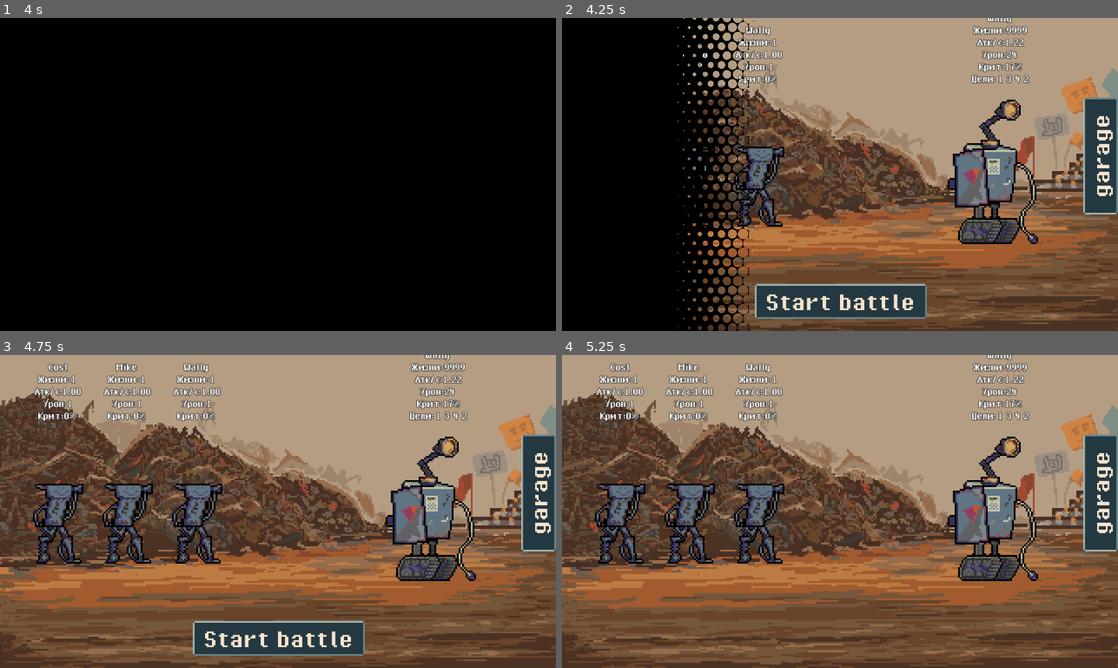
Above: before the commit, frames 1-4 (two rows, left to right).
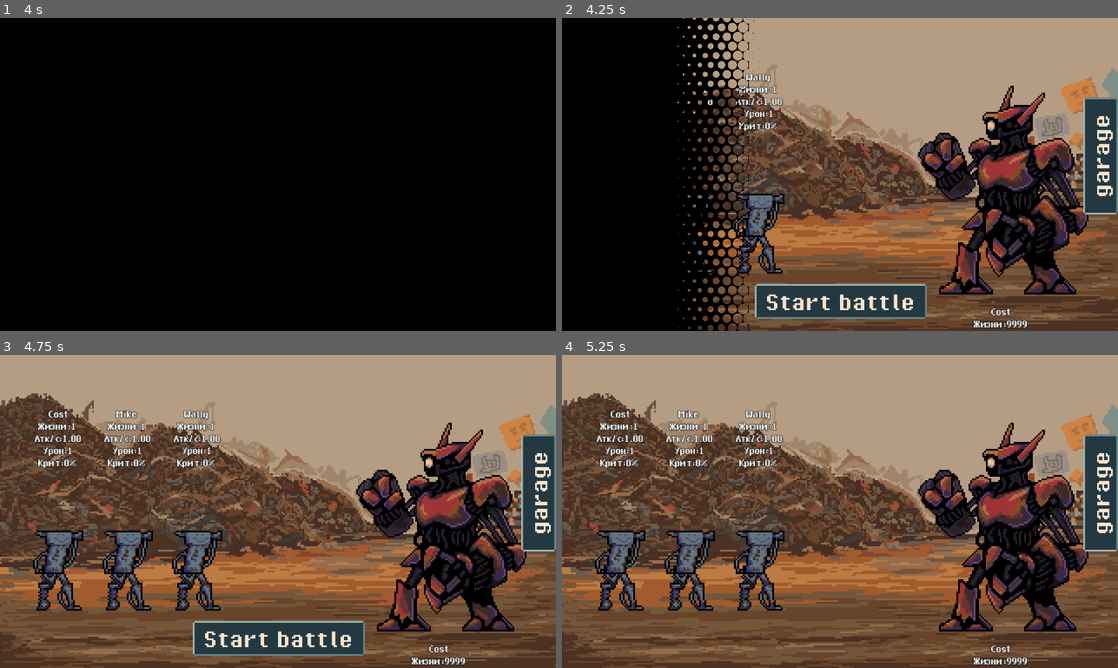
Above: after the commit, the same moments.

Repository: Nikiroz/Ludum60
Game: Godot game, scene res://scenes/main.tscn
Two runs of this game, one before a commit and one after it. Both use one fixed random seed, a clock stepped at 60 frames per second and the inputs below.
Inputs (mouse positions are in pixels of both pictures, inside the frame that each line leads up to):
- Up to frame 1 (4 s): click "New game" at 0.5 s; click (522, 86) at 1.25 s; click (522, 140) at 2 s; click (522, 193) at 2.75 s; click (417, 296) at 3.5 s
- Up to frame 2 (4.25 s): no input
- Up to frame 3 (4.75 s): click "Start battle" at 4.25 s
- Up to frame 4 (5.25 s): click "Start battle" at 5 s

Frame 1 is identical in both runs. In frame 2, 16% of the frame differs, in the area x 20-95%, y 0-100%; in frame 3, 22%, in the area x 5-95%, y 0-100%; in frame 4, 22%.

Commit message:
босс

Diff:
--- a/item_pack/items/base_printer.tres
+++ b/item_pack/items/base_printer.tres
@@ -11,4 +11,4 @@
 unit_sprite_path = "res://item_pack/unit_sprites/base_printer.png"
 occupied_cells = Array[Vector2i]([Vector2i(0, 0), Vector2i(1, 0), Vector2i(2, 0), Vector2i(0, 1), Vector2i(1, 1), Vector2i(2, 1)])
 health_bonus = 50.0
-attack_speed_bonus = 0.7700000000186265
+attack_speed_bonus = 0.0077
--- a/item_pack/items/hand_drill.tres
+++ b/item_pack/items/hand_drill.tres
@@ -11,6 +11,6 @@
 left_hand_sprite_path = "res://item_pack/unit_sprites/left_hand/hand_drill.png"
 right_hand_sprite_path = "res://item_pack/unit_sprites/right_hand/hand_drill.png"
 occupied_cells = Array[Vector2i]([Vector2i(0, 0), Vector2i(1, 0)])
-attack_speed_bonus = 1.7700000000186265
+attack_speed_bonus = 0.0177
 damage_bonus = 20.0
 crit_chance_bonus = 0.0004999999999999716
--- a/item_pack/items/hand_fork.tres
+++ b/item_pack/items/hand_fork.tres
@@ -11,6 +11,6 @@
 left_hand_sprite_path = "res://item_pack/unit_sprites/left_hand/hand_fork.png"
 right_hand_sprite_path = "res://item_pack/unit_sprites/right_hand/hand_fork.png"
 occupied_cells = Array[Vector2i]([Vector2i(0, 0)])
-attack_speed_bonus = 0.5
+attack_speed_bonus = 0.005
 damage_bonus = 7.0
 crit_chance_bonus = 0.45
--- a/item_pack/items/hand_hairdryer.tres
+++ b/item_pack/items/hand_hairdryer.tres
@@ -11,5 +11,5 @@
 left_hand_sprite_path = "res://item_pack/unit_sprites/left_hand/hand_hairdryer.png"
 right_hand_sprite_path = "res://item_pack/unit_sprites/right_hand/hand_hairdryer.png"
 occupied_cells = Array[Vector2i]([Vector2i(0, 0), Vector2i(1, 0), Vector2i(0, 1), Vector2i(1, 1)])
-attack_speed_bonus = 14.0
+attack_speed_bonus = 0.14
 damage_bonus = 0.18000000005122274
--- a/item_pack/items/hand_mixer.tres
+++ b/item_pack/items/hand_mixer.tres
@@ -11,5 +11,5 @@
 left_hand_sprite_path = "res://item_pack/unit_sprites/left_hand/hand_mixer.png"
 right_hand_sprite_path = "res://item_pack/unit_sprites/right_hand/hand_mixer.png"
 occupied_cells = Array[Vector2i]([Vector2i(0, 0), Vector2i(1, 0), Vector2i(0, 1), Vector2i(1, 1)])
-attack_speed_bonus = 12.0
+attack_speed_bonus = 0.12
 damage_bonus = 18.0
--- a/item_pack/items/hand_mouse.tres
+++ b/item_pack/items/hand_mouse.tres
@@ -11,6 +11,6 @@
 left_hand_sprite_path = "res://item_pack/unit_sprites/left_hand/hand_mouse.png"
 right_hand_sprite_path = "res://item_pack/unit_sprites/right_hand/hand_mouse.png"
 occupied_cells = Array[Vector2i]([Vector2i(0, 0)])
-attack_speed_bonus = 5.7700000000186265
+attack_speed_bonus = 0.0577
 damage_bonus = 2.0
 crit_chance_bonus = 0.0006999999999999318
--- a/item_pack/items/hand_synthesizer.tres
+++ b/item_pack/items/hand_synthesizer.tres
@@ -11,6 +11,6 @@
 left_hand_sprite_path = "res://item_pack/unit_sprites/left_hand/hand_synthesizer.png"
 right_hand_sprite_path = "res://item_pack/unit_sprites/right_hand/hand_synthesizer.png"
 occupied_cells = Array[Vector2i]([Vector2i(0, 0), Vector2i(0, 1), Vector2i(0, 2)])
-attack_speed_bonus = 1.0
+attack_speed_bonus = 0.01
 damage_bonus = 30.0
 crit_chance_bonus = 0.05
--- a/item_pack/items/head_electrokettle.tres
+++ b/item_pack/items/head_electrokettle.tres
@@ -11,5 +11,5 @@
 unit_sprite_path = "res://item_pack/unit_sprites/head_electrokettle.png"
 occupied_cells = Array[Vector2i]([Vector2i(0, 0), Vector2i(0, 1)])
 health_bonus = 12.0
-attack_speed_bonus = 5.0
+attack_speed_bonus = 0.05
 damage_bonus = 8.0
--- a/item_pack/items/head_lamp.tres
+++ b/item_pack/items/head_lamp.tres
@@ -10,5 +10,5 @@
 body_part = 1
 unit_sprite_path = "res://item_pack/unit_sprites/head_lamp.png"
 occupied_cells = Array[Vector2i]([Vector2i(0, 0), Vector2i(0, 1)])
-attack_speed_bonus = 56.0
+attack_speed_bonus = 0.56
 crit_chance_bonus = 0.44
--- a/item_pack/items/head_router.tres
+++ b/item_pack/items/head_router.tres
@@ -11,6 +11,6 @@
 unit_sprite_path = "res://item_pack/unit_sprites/head_router.png"
 occupied_cells = Array[Vector2i]([Vector2i(0, 0), Vector2i(1, 0)])
 health_bonus = 12.0
-attack_speed_bonus = 5.0
+attack_speed_bonus = 0.05
 damage_bonus = 15.0
 crit_chance_bonus = 0.02
--- a/item_pack/items/leg_bicycle.tres
+++ b/item_pack/items/leg_bicycle.tres
@@ -11,5 +11,5 @@
 unit_sprite_path = "res://item_pack/unit_sprites/leg_bicycle.png"
 occupied_cells = Array[Vector2i]([Vector2i(0, 0), Vector2i(1, 0), Vector2i(0, 1), Vector2i(1, 1)])
 health_bonus = 66.0
-attack_speed_bonus = 45.0
+attack_speed_bonus = 0.45
 damage_bonus = 37.0
--- a/item_pack/items/leg_mono.tres
+++ b/item_pack/items/leg_mono.tres
@@ -11,4 +11,4 @@
 unit_sprite_path = "res://item_pack/unit_sprites/leg_mono.png"
 occupied_cells = Array[Vector2i]([Vector2i(0, 0), Vector2i(1, 0), Vector2i(0, 1), Vector2i(1, 1)])
 health_bonus = 3.0
-attack_speed_bonus = 0.8000000000465661
+attack_speed_bonus = 0.008
--- a/item_pack/items/leg_tank.tres
+++ b/item_pack/items/leg_tank.tres
@@ -11,4 +11,4 @@
 unit_sprite_path = "res://item_pack/unit_sprites/leg_tank.png"
 occupied_cells = Array[Vector2i]([Vector2i(0, 0), Vector2i(1, 0), Vector2i(2, 0), Vector2i(0, 1), Vector2i(1, 1), Vector2i(2, 1)])
 health_bonus = 666.0
-attack_speed_bonus = -5.0
+attack_speed_bonus = -0.05
--- a/scenes/battle.tscn
+++ b/scenes/battle.tscn
@@ -26,9 +26,9 @@
 anchors_preset = 4
 anchor_top = 0.5
 anchor_bottom = 0.5
-offset_top = -20.0
+offset_top = 7.0
 offset_right = 78.0
-offset_bottom = 20.0
+offset_bottom = 47.0
 grow_vertical = 2
 theme_override_constants/margin_left = 15
 
@@ -42,9 +42,9 @@
 anchor_top = 0.5
 anchor_right = 1.0
 anchor_bottom = 0.5
-offset_left = -40.0
-offset_top = -20.0
-offset_bottom = 20.0
+offset_left = -50.0
+offset_top = 19.0
+offset_bottom = 59.0
 grow_horizontal = 0
 grow_vertical = 2
 pivot_offset = Vector2(-173, 28)
--- a/scripts/battle.gd
+++ b/scripts/battle.gd
@@ -65,6 +65,8 @@
 func set_boss(new_boss: BossUnitData) -> void:
 	_boss_provided = true
 	boss = new_boss
+	if boss != null:
+		boss.max_health = boss.health
 	if is_instance_valid(_boss_container):
 		_rebuild_boss_slot()
 
--- a/scripts/boss_unit.gd
+++ b/scripts/boss_unit.gd
@@ -1,6 +1,21 @@
 class_name BossUnit
 extends BattleUnit
 
+const HEALTH_SPRITES: Array[Texture2D] = [
+	preload("res://sprites/boss/1.png"),
+	preload("res://sprites/boss/2.png"),
+	preload("res://sprites/boss/3.png"),
+	preload("res://sprites/boss/4.png"),
+	preload("res://sprites/boss/5.png"),
+]
+
+var max_health: float = 100.0
 
 # Номера слотов начинаются с 1. Элементы идут в порядке атак.
 var attack_sequence: Array[int] = []
+
+
+func get_health_sprite() -> Texture2D:
+	var ratio := clampf(health / max_health, 0.0, 1.0) if max_health > 0.0 else 0.0
+	var state := clampi(HEALTH_SPRITES.size() - ceili(ratio * HEALTH_SPRITES.size()), 0, HEALTH_SPRITES.size() - 1)
+	return HEALTH_SPRITES[state]
--- a/scripts/controllers/controller_game.gd
+++ b/scripts/controllers/controller_game.gd
@@ -7,10 +7,12 @@
 const CURSOR_NORMAL: Texture2D = preload("res://sprites/cursors/cursor.png")
 const BACKGROUND_MUSIC: AudioStreamOggVorbis = preload("res://sounds/MUSIC 1.ogg")
 const BATTLE_MUSIC: AudioStreamOggVorbis = preload("res://sounds/MUSIC 2.ogg")
+const MAIN_MENU_MUSIC: AudioStreamOggVorbis = preload("res://sounds/MUSIC 3.ogg")
 const UnitGenerator = preload("res://scripts/temporary_unit_generator.gd")
 
 var _background_music: AudioStreamPlayer
 var _battle_music: AudioStreamPlayer
+var _main_menu_music: AudioStreamPlayer
 var units: Array[BattleUnit] = []
 var collected_items: Array[GridInventoryItemData] = []
 var inventory_positions: Dictionary[GridInventoryItemData, Vector2i] = {}
@@ -23,23 +25,22 @@
 	set(value):
 		isMainMenu = value
 		_update_quit_to_main_menu_visibility()
-		if isMainMenu:
-			_set_battle_music_enabled(false)
+		_play_music(_main_menu_music if isMainMenu else _background_music)
 
 func _ready() -> void:
 	process_mode = Node.PROCESS_MODE_ALWAYS
 	_background_music = _create_music_player("BackgroundMusic", BACKGROUND_MUSIC)
 	_battle_music = _create_music_player("BattleMusic", BATTLE_MUSIC)
-	_background_music.play()
+	_main_menu_music = _create_music_player("MainMenuMusic", MAIN_MENU_MUSIC)
+	_play_music(_main_menu_music if isMainMenu else _background_music)
 	Input.set_custom_mouse_cursor(CURSOR_NORMAL, Input.CURSOR_ARROW)
 	set_drag_cursor(false)
 	call_deferred("_update_quit_to_main_menu_visibility")
 
 func _exit_tree() -> void:
-	if is_instance_valid(_background_music):
-		_background_music.stop()
-	if is_instance_valid(_battle_music):
-		_battle_music.stop()
+	for player in [_background_music, _battle_music, _main_menu_music]:
+		if is_instance_valid(player):
+			player.stop()
 
 func _create_music_player(player_name: String, stream: AudioStreamOggVorbis) -> AudioStreamPlayer:
 	var player := AudioStreamPlayer.new()
@@ -52,19 +53,21 @@
 
 func set_gameplay_scene(scene: Node) -> void:
 	var location := scene.scene_file_path.get_file().get_basename()
-	_set_battle_music_enabled(location == "battle")
+	_play_music(_battle_music if location == "battle" else _background_music)
 	if location == "scrapyard":
 		scrapyard_available = false
 	elif location == "battle":
 		scene.connect("round_finished", _on_battle_round_finished)
 
-func _set_battle_music_enabled(enabled: bool) -> void:
-	if not is_instance_valid(_background_music) or not is_instance_valid(_battle_music):
+func _play_music(active_player: AudioStreamPlayer) -> void:
+	if not is_instance_valid(active_player):
 		return
-	_background_music.stream_paused = enabled
-	if enabled and not _battle_music.playing:
-		_battle_music.play()
-	_battle_music.stream_paused = not enabled
+	for player in [_background_music, _battle_music, _main_menu_music]:
+		if not is_instance_valid(player):
+			continue
+		if player == active_player and not player.playing:
+			player.play()
+		player.stream_paused = player != active_player
 
 func add_collected_item(item: GridInventoryItemData) -> void:
 	var collected := item.duplicate(true) as GridInventoryItemData
--- a/scripts/robot_sprite.gd
+++ b/scripts/robot_sprite.gd
@@ -84,6 +84,17 @@
 	equipment_preview.visible = assembled
 	if unit == null:
 		icon.texture = EMPTY_SLOT_SPRITE
+	elif unit is BossUnitData:
+		icon.texture = unit.get_health_sprite()
+		# Исходный размер, центр по горизонтали и та же линия пола, что у сборки робота.
+		var sprite_size := icon.texture.get_size()
+		var floor_offset := 50.0 + equipment_preview.offset_bottom
+		icon.offset_left = -sprite_size.x / 2.0
+		icon.offset_right = sprite_size.x / 2.0
+		icon.offset_top = floor_offset - sprite_size.y
+		icon.offset_bottom = floor_offset
+		_icon_rest_position = icon.position
+		debug_stats.position.y = sprite_size.y
 	else:
 		icon.texture = null if assembled else unit.sprite
 
@@ -173,6 +184,8 @@
 	_update_preview()
 
 func _process(_delta: float) -> void:
+	if unit is BossUnitData:
+		icon.texture = unit.get_health_sprite()
 	_update_debug_stats()
 	if active_slot != self:
 		return
--- a/scripts/temporary_unit_generator.gd
+++ b/scripts/temporary_unit_generator.gd
@@ -30,9 +30,10 @@
 
 
 static func generate_boss() -> BossUnitData:
-	var boss := BossUnitData.new(ROBOT_SPRITES.pick_random())
+	var boss := BossUnitData.new(BossUnitData.HEALTH_SPRITES[0])
 	_randomize_stats(boss)
 	boss.health = 9999.0
+	boss.max_health = boss.health
 	boss.attack_sequence = [1, 2, 3, 4]
 	boss.attack_sequence.shuffle()
 	return boss
--- a/tests/test_battle.gd
+++ b/tests/test_battle.gd
@@ -88,7 +88,8 @@
 	attacker.equip_item(head, &"head")
 	_expect(slot.equipment_preview.get_node("head").texture == head.get_unit_texture(), "Battle robot did not update its equipped part")
 	var boss_view: Control = battle.get_node("MarginContainer2").get_child(0)
-	_expect(boss_view.icon.texture == boss.sprite and not boss_view.equipment_preview.visible, "Boss no longer shows its own sprite")
+	_expect(boss_view.icon.texture == BossData.HEALTH_SPRITES[0] and not boss_view.equipment_preview.visible, "Boss does not show its healthy sprite")
+	_expect(boss_view.icon.size.is_equal_approx(Vector2(123, 120)), "Boss sprite was resized from its native dimensions")
 	_expect(start_button.visible, "Start button is missing during preparation")
 	slot._start_drag()
 	_expect(slot.active_slot == slot, "Preparation drag did not start")
@@ -122,6 +123,34 @@
 	_expect(slot.target_arrow.get_global_rect().position.y >= slot.get_global_rect().end.y, "Arrow is not below its slot")
 	battle.free()
 
+	# Each fifth of the initial boss health selects a new sprite, including exact boundaries.
+	attacker = _unit(100.0, 1.0, 100.0)
+	boss = _boss(500.0, 0.0, [])
+	battle = _battle([attacker], boss)
+	boss_view = battle.get_node("MarginContainer2").get_child(0)
+	await process_frame
+	var boss_floor: float = boss_view.icon.position.y + boss_view.icon.size.y
+	_expect(boss.max_health == 500.0, "Boss sprite thresholds do not use its actual initial health")
+	for sample in [
+		[500.0, 0], [400.01, 0], [400.0, 1], [300.01, 1], [300.0, 2],
+		[200.01, 2], [200.0, 3], [100.01, 3], [100.0, 4], [0.01, 4],
+		[0.0, 4], [-1.0, 4], [600.0, 0],
+	]:
+		boss.health = sample[0]
+		await process_frame
+		_expect(boss_view.icon.texture == BossData.HEALTH_SPRITES[sample[1]], "Wrong boss sprite at health %.2f" % sample[0])
+		_expect(boss_view.icon.size.is_equal_approx(Vector2(123, 120)) and is_equal_approx(boss_view.icon.position.y + boss_view.icon.size.y, boss_floor), "Boss sprite changed size or floor alignment between states")
+	boss.health = 500.0
+	_expect(battle.start_battle(), "Boss sprite checks prevented starting combat")
+	battle.get_node("BattleTimer").stop()
+	for state_index in range(1, 5):
+		_step(battle)
+		await process_frame
+		_expect(boss_view.icon.texture == BossData.HEALTH_SPRITES[state_index], "Damage did not advance the boss sprite")
+	_step(battle)
+	_expect(battle.get_node("MarginContainer2").get_child_count() == 0, "Final boss sprite remained after lethal damage")
+	battle.free()
+
 	# Fractional attack speeds carry progress across ticks; boss cycles slot numbers.
 	attacker = _unit(100.0, 1.5, 10.0)
 	var second := _unit(100.0, 0.0, 0.0)
--- a/tests/test_game_progress.gd
+++ b/tests/test_game_progress.gd
@@ -21,7 +21,10 @@
 	var transition = root.get_node("Transition")
 	var music: AudioStreamPlayer = controller.get_node("BackgroundMusic")
 	var battle_music: AudioStreamPlayer = controller.get_node("BattleMusic")
-	_expect(music.playing and not music.stream_paused and music.bus == &"Music", "Main menu music is missing or uses the wrong bus")
+	var menu_music: AudioStreamPlayer = controller.get_node("MainMenuMusic")
+	_expect(menu_music.playing and not menu_music.stream_paused and menu_music.bus == &"Music", "Main menu music is missing or uses the wrong bus")
+	_expect(menu_music.stream.resource_path == "res://sounds/MUSIC 3.ogg" and menu_music.stream.loop, "Main menu has the wrong track or loop setting")
+	_expect(not music.playing or music.stream_paused, "Gameplay background music is audible in the main menu")
 	_expect(music.stream is AudioStreamOggVorbis and music.stream.loop, "Background music is not looped")
 	_expect(battle_music.stream.resource_path == "res://sounds/MUSIC 2.ogg" and battle_music.stream.loop and battle_music.bus == &"Music", "Battle music has the wrong track, loop setting or bus")
 	_expect(not battle_music.playing or battle_music.stream_paused, "Battle music is audible in the main menu")
@@ -34,6 +37,7 @@
 	main.add_child(garage)
 	controller.set_gameplay_scene(garage)
 	_expect(music.playing and not music.stream_paused, "Garage has no background music")
+	_expect(menu_music.stream_paused, "Main menu music is audible in the garage")
 	_expect(not battle_music.playing or battle_music.stream_paused, "Battle music is audible in the garage")
 	var scrapyard_button: Button = garage.get_node("ScrapyardButton")
 	_expect(controller.scrapyard_available and not scrapyard_button.disabled, "Scrapyard must initially be available")
@@ -42,6 +46,7 @@
 	main.add_child(yard)
 	controller.set_gameplay_scene(yard)
 	_expect(music.playing and not music.stream_paused, "Scrapyard has no background music")
+	_expect(menu_music.stream_paused, "Main menu music is audible in the scrapyard")
 	_expect(not battle_music.playing or battle_music.stream_paused, "Battle music is audible in the scrapyard")
 	await process_frame
 	await process_frame
@@ -78,6 +83,7 @@
 	_expect(is_instance_valid(opened_battle) and opened_battle.scene_file_path == "res://scenes/battle.tscn", "Garage battle button did not open the battle scene")
 	_expect(music.stream_paused, "Background music continued on the battle screen")
 	_expect(battle_music.playing and not battle_music.stream_paused, "Battle screen has no battle music")
+	_expect(menu_music.stream_paused, "Main menu music is audible in battle")
 	opened_battle.get_node("GarageButton").pressed.emit()
 	while transition.transitioning:
 		await process_frame
@@ -121,8 +127,11 @@
 	_expect(battle_music.playing and not battle_music.stream_paused and battle_music.can_process(), "Battle music stopped processing while the game was paused")
 	paused = false
 	controller.isMainMenu = true
-	_expect(music.playing and not music.stream_paused, "Returning to the main menu from battle did not resume background music")
+	_expect(menu_music.playing and not menu_music.stream_paused, "Returning to the main menu from battle did not resume main menu music")
+	_expect(music.stream_paused, "Returning to the main menu did not pause gameplay background music")
 	_expect(battle_music.stream_paused, "Returning to the main menu did not pause battle music")
+	controller.isMainMenu = false
+	_expect(music.playing and not music.stream_paused and menu_music.stream_paused, "Starting a new game did not switch from main menu music to gameplay music")
 	main.free()
 	await process_frame
 	if not _failed:
--- a/tests/test_pause.gd
+++ b/tests/test_pause.gd
@@ -30,6 +30,13 @@
 	var main = load("res://scenes/main.tscn").instantiate()
 	root.add_child(main)
 	current_scene = main
+	var menu_music: AudioStreamPlayer = root.get_node("ControllerGame/MainMenuMusic")
+	main.get_node("MenuLayer/MainMenu/MarginContainer/Buttons/Settings_button").pressed.emit()
+	_expect(paused and menu_music.playing and not menu_music.stream_paused and menu_music.can_process(), "Main menu settings stopped main menu music")
+	main.get_node("MenuLayer/Settings").hide()
+	main.get_node("MenuLayer/MainMenu/MarginContainer/Buttons/Credits_button").pressed.emit()
+	_expect(menu_music.playing and not menu_music.stream_paused, "Opening credits stopped main menu music")
+	main.get_node("MenuLayer/Credits").hide()
 	root.get_node("ControllerGame").isMainMenu = false
 	main.get_node("MenuLayer/MainMenu").hide()
 	var settings: Control = main.get_node("MenuLayer/Settings")
@@ -70,6 +77,7 @@
 	settings.get_node("Panel/VBoxContainer2/QuitToMainMenu").pressed.emit()
 	warning.get_node("Panel/VBoxContainer/HBoxContainer/yes").pressed.emit()
 	_expect(not paused and root.get_node("ControllerGame").isMainMenu, "Returning to the main menu left gameplay paused")
+	_expect(menu_music.playing and not menu_music.stream_paused and music.stream_paused, "Returning to the main menu through settings did not switch to main menu music")
 	await create_timer(preload("res://sounds/click.wav").get_length() + 0.1).timeout
 	main.free()
 	await process_frame
Not shown, added: sounds/MUSIC 3.ogg.import
Not shown, added: sounds/MUSIC 3.ogg
